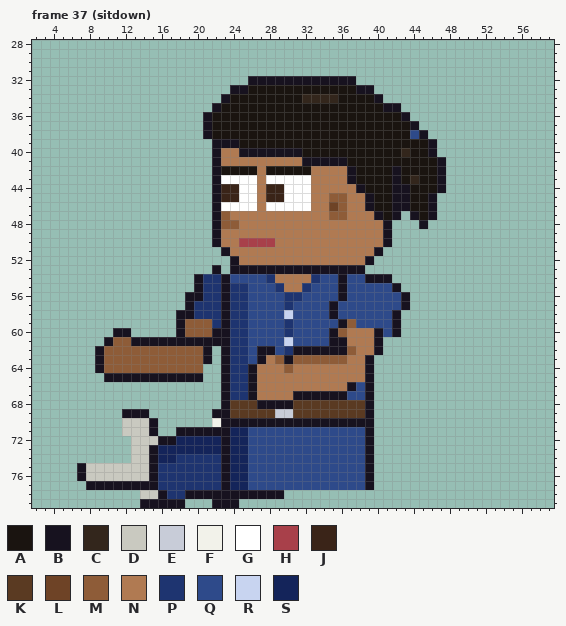
Two states of a pixel-art file, sprites/clients/client_vettech_a_left_anim.aseprite. The first picture shows the starting point.
64x80 pixels, 129 frames. Shown: frame 37 (sitdown): x 2..59, y 28..79. The commit also changed other frames, which this record leaves out.
Visible layers, top first: "Arm Top", "Hair", "Face", "Watch", "Near Arm", "Collar", "Belt", "Shirt", "Body", "Back Arm", "Pants", "Shoes".
Palette (. is transparent): A #1a1410  B #17121f  C #33261c  D #c9c9c0  E #c8ccd8  F #f2f2ea  G #ffffff  H #a8404a  J #3a2418  K #5a3a22  L #6e4326  M #8e5c38  N #b07a52  P #1e3470  Q #2e4a8a  R #c8d4f0  S #14245a
Pixels before, frame 37 (sitdown) (only the part around the change), first column x 3:
59 ...............BMMMPBPPQQQQPQQQQQBMQQQ
60 ........BB.....BMMMBBPPQQQQPQQQQBMNNNB
61 .......BMMBBBBBBBBBBBPPQQQQRQQQQBBNNNB
62 ......BMMMMMMMMMMMB.BPPQBBQPBBBBBBMNNB
63 ......BMMMMMMMMMMMB.BPPQBNMBMMMMMMNNB.
64 ......BMMMMMMMMMMM..BPPBNNNMNNNNNNNNB.
65 .......BBBBBBBBBBB..BPPBNNNNNNNNNNNNB.
66 ....................BPPBNNNNNNNNNNBQB.
67 ....................BPPBNNNNBBBBBBQQB.
68 ....................BKKKBBBBKKKKKKKKB.
69 .........BBB.......BBKKKKKEEKKKKKKKKB.
70 .........DDDB......FBBBBBBBBBBBBBBBBB.
71 .........DDDB..BBBBBBSSQQQQQQQQQQQQQB.
72 ..........DDDBBSSSSSBSSQQQQQQQQQQQQQB.
73 ..........DDBSSSSSSSBSSQQQQQQQQQQQQQB.
74 ..........DDBSSPPPPPBSSQQQQQQQQQQQQQB.
75 ....BDDDDDDDBPPPPPPPBSSQQQQQQQQQQQQQB.
76 ....BDDDDDDDBPPPPPPPBSSQQQQQQQQQQQQQB.
77 .....BBBBBBBBPPPPPPPBSSQQQQQQQQQQQQQB.
78 ...........DDBPPBBBBBBBBBBB...........
79 ...........BBBBB...BBB................
The result:
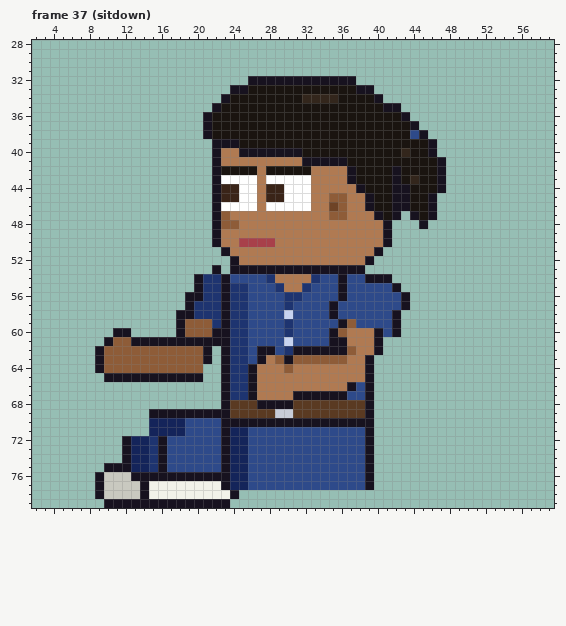
The exact change:
Changed rows in their new state; - is an unchanged pixel.
Frame 37 (sitdown), layers "Pants", "Shoes":
first column x 7:
69 -----...BBBBBBB--------
70 -----...SSSSQQQQ-------
71 -----...SSSSQQQQ-------
72 -----BSSP-QQQQQQ-------
73 -----BSSPBQQQQQQ-------
74 -----BSSPBQQQQQQ-------
75 ...BBBSSPBQQQQQQ-------
76 ..B---BB-BBBBBBB-------
77 -.-DDDD-FFFFFFFF-------
78 --BDDDDBFFFFFFFFF-.....
79 ---BBBB-----BBB--.-----
